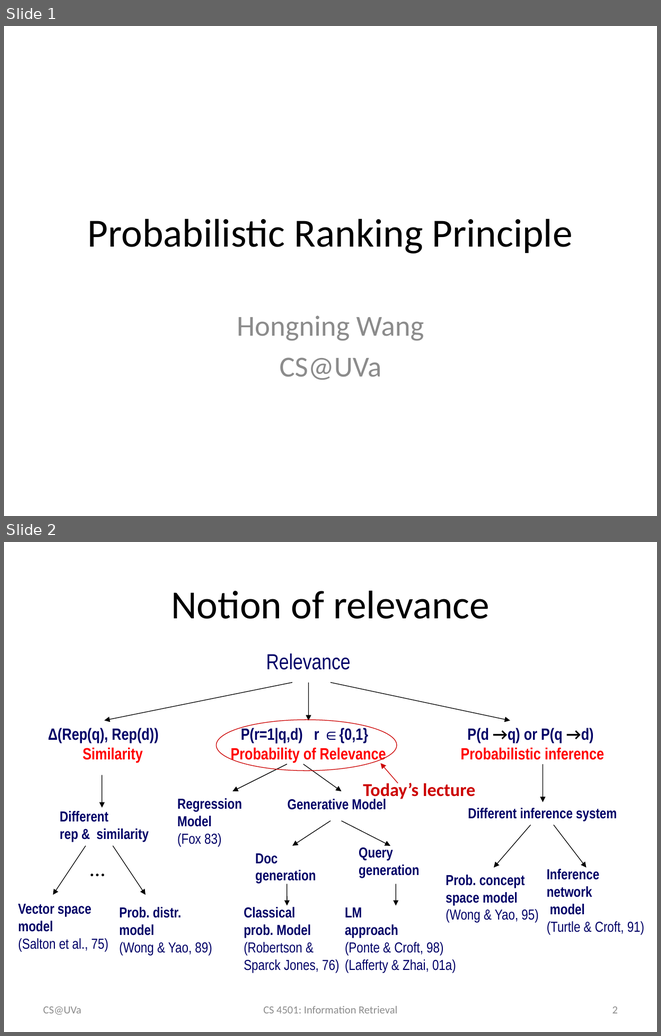
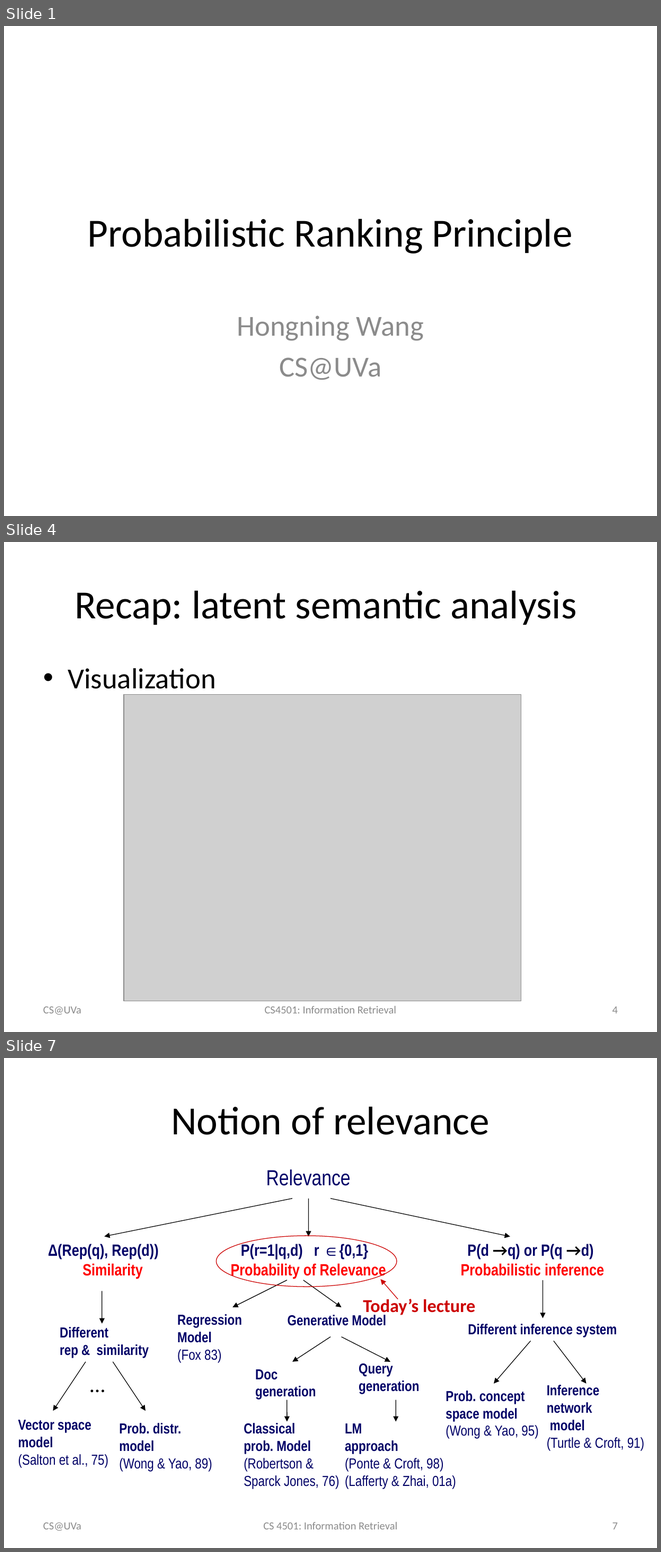
Before and after one commit to wang296/IR2015, a slide deck: docs/Probabilistic Ranking Principle.pptx. Shown one above the other, each under a label of ours: slides 1 and 2 before the commit, slides 1, 4 and 7 after it; the slides between them are not shown. The pictures are 661x1036 and 661x1552 pixels, drawn with LibreOffice and Linux fonts; fonts in the diff are those of the drawing; grey boxes stand for pictures. Boxes give left, top, right and bottom in pixels: in the first picture for what was removed or moved away, otherwise in the second. Text is boxed around its words. In the diff, an @@ line names an element or a change of style, - is before the commit and + after.

```diff
--- a/docs/Probabilistic Ranking Principle.pptx
+++ b/docs/Probabilistic Ranking Principle.pptx
@@ slide 4 added at <box>4,542,657,1032</box>, background #FFFFFF @@
@@ title added at <box>74,590,576,625</box>, 44 pt, text #000000 @@
+Recap: latent semantic analysis
@@ text added at <box>68,668,216,695</box>, 32 pt, text #000000 @@
+• Visualization
@@ picture added at <box>123,694,521,1000</box> @@
@@ text added at <box>43,1006,81,1014</box>, 12 pt, text #8C8C8C @@
+CS@UVa
@@ text added at <box>265,1006,396,1013</box>, 12 pt, text #8C8C8C @@
+CS4501: Information Retrieval
@@ page number added at <box>612,1006,618,1013</box>, 12 pt, text #8C8C8C @@
+4
@@ what was slide 2 is now slide 7 @@
@@ page number at <box>612,1522,618,1529</box>: text changed @@
-2
+7
```
Also in this commit, not shown: 5 other slides added, 3 other files.
